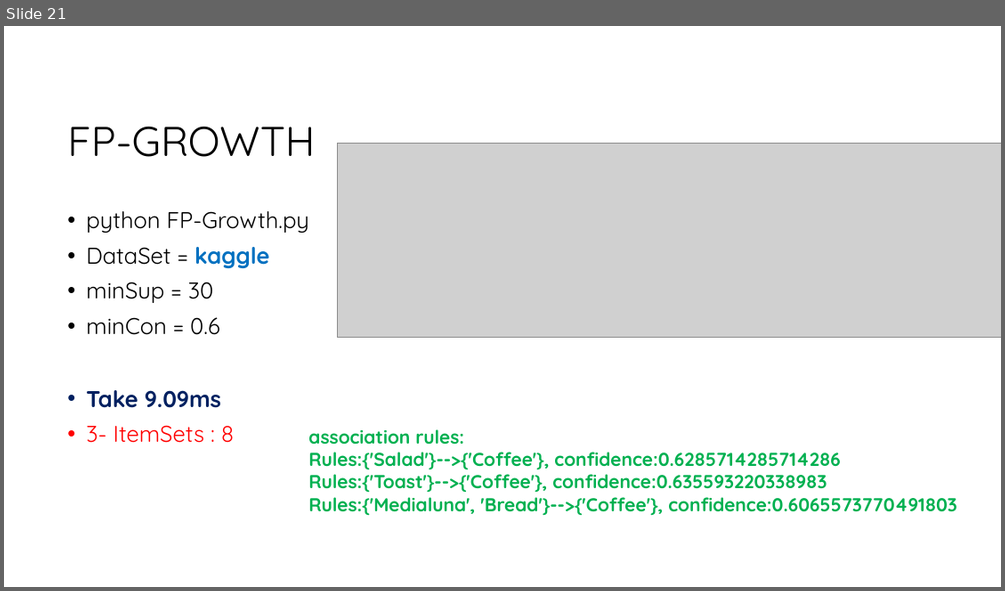
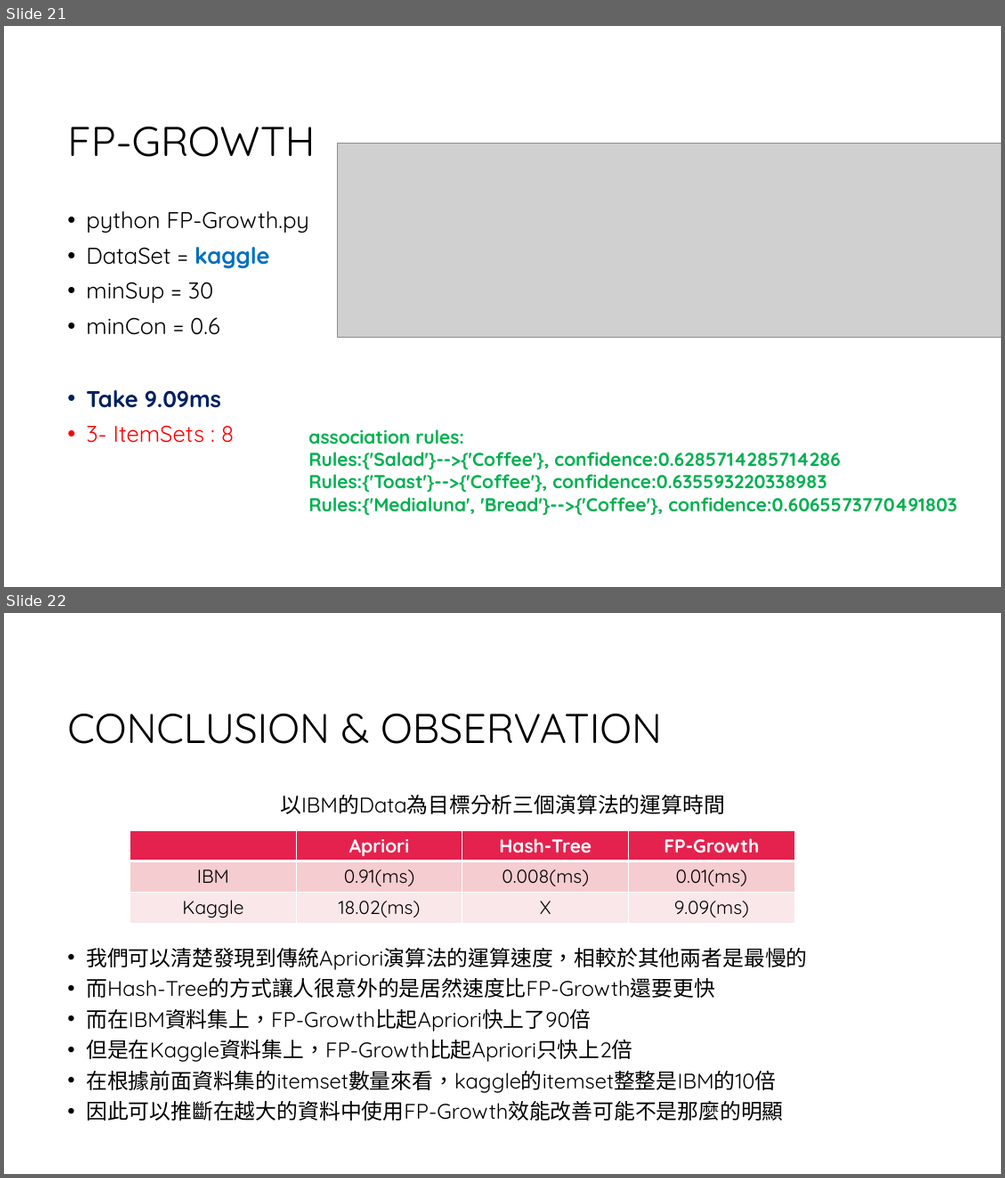
Before and after one commit to Leyan529/DataMining, a slide deck: Apriori/Report/Apriori Report.pptx. Shown one above the other, each under a label of ours: slide 21 before the commit, slides 21 and 22 after it. The pictures are 1005x591 and 1005x1178 pixels, drawn with LibreOffice and Linux fonts; fonts in the diff are those of the drawing; grey boxes stand for pictures; background and template pictures are left out. Boxes give left, top, right and bottom in pixels: in the first picture for what was removed or moved away, otherwise in the second. Text is boxed around its words. In the diff, an @@ line names an element or a change of style, - is before the commit and + after.

```diff
--- a/Apriori/Report/Apriori Report.pptx
+++ b/Apriori/Report/Apriori Report.pptx
@@ slide 22 added at [4, 613, 1001, 1174], background #FFFFFF @@
@@ title added at [67, 714, 662, 744], 40 pt, text #000000 @@
+CONCLUSION & OBSERVATION
@@ text added at [86, 795, 807, 1120], 20.4 pt, text #000000 @@
+以IBM的Data為目標分析三個演算法的運算時間
+• 我們可以清楚發現到傳統Apriori演算法的運算速度，相較於其他兩者是最慢的
+• 而Hash-Tree的方式讓人很意外的是居然速度比FP-Growth還要更快
+• 而在IBM資料集上，FP-Growth比起Apriori快上了90倍
+• 但是在Kaggle資料集上，FP-Growth比起Apriori只快上2倍
+• 在根據前面資料集的itemset數量來看，kaggle的itemset整整是IBM的10倍
+• 因此可以推斷在越大的資料中使用FP-Growth效能改善可能不是那麼的明顯
@@ table added at [130, 831, 794, 922], 3 rows, 4 columns @@
+ | Apriori | Hash-Tree | FP-Growth
+IBM | 0.91(ms) | 0.008(ms) | 0.01(ms)
+Kaggle | 18.02(ms) | X | 9.09(ms)
```
Also in this commit, not shown: 7 slides changed, 3 other slides added, 6 other files.
